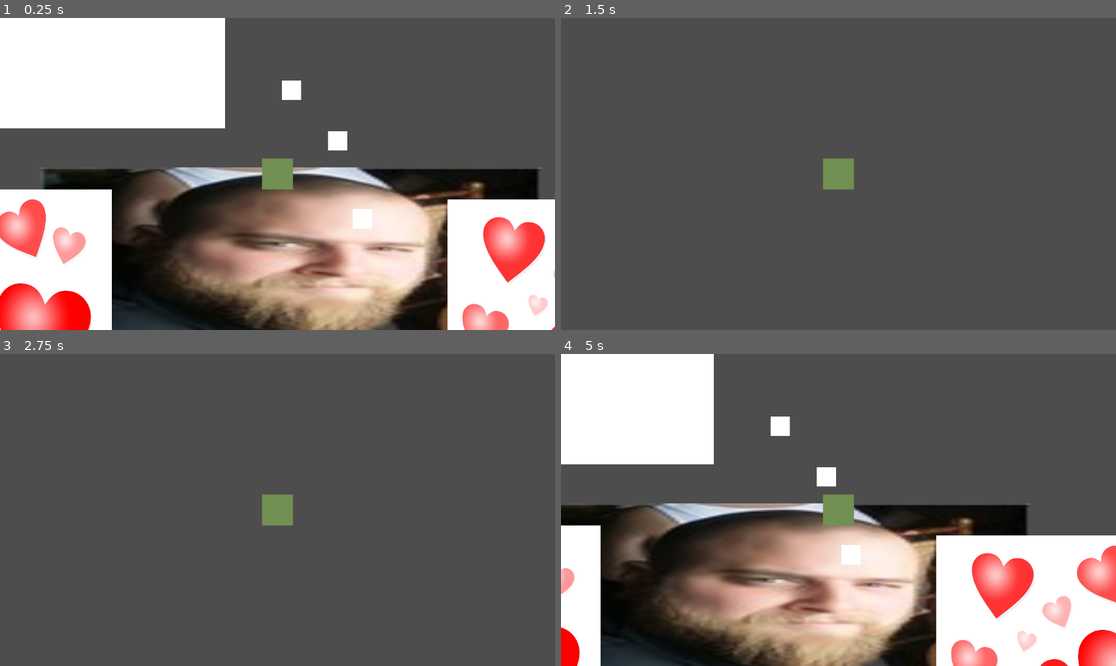
Above: before the commit, frames 1-4 (two rows, left to right).
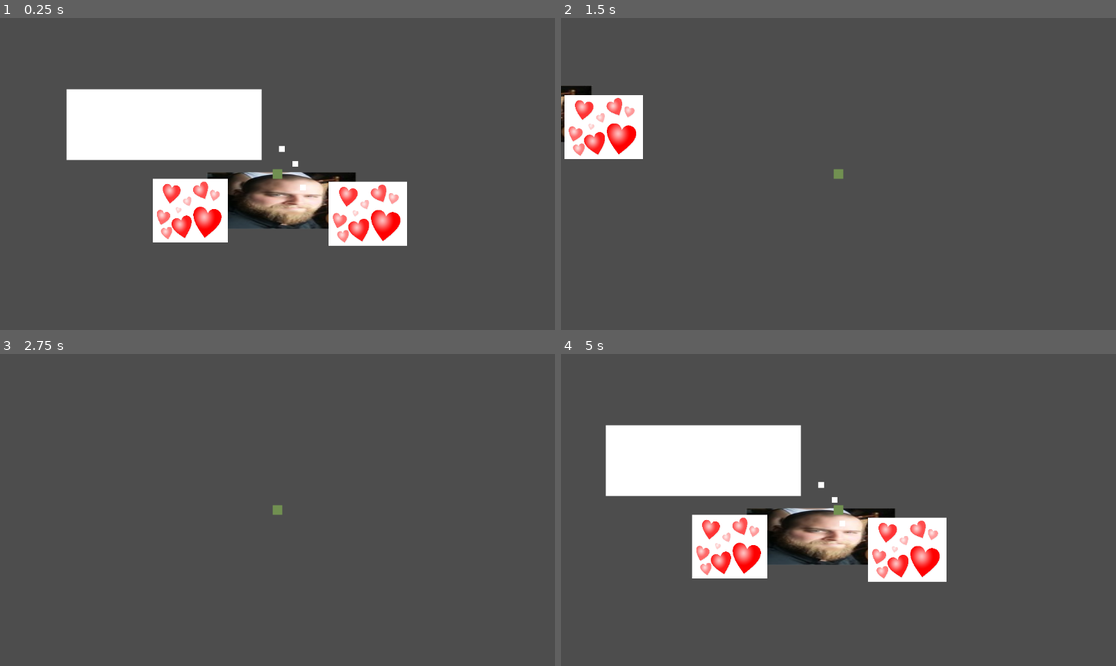
Above: after the commit, the same moments.

Repository: z3roco01/2025-skills-game
Game: Godot game, scene res://scenes/main.tscn
Two runs of this game, one before a commit and one after it. Both use one fixed random seed, a clock stepped at 60 frames per second and the inputs below.
Inputs:
- Up to frame 1 (0.25 s): no input
- Up to frame 2 (1.5 s): tap Enter at 0.5 s; hold D (right) 0.53-1.28 s; hold S (back) from 1.28 s (still down)
- Up to frame 3 (2.75 s): release S (back) at 2.03 s; hold D (right) from 2.03 s (still down)
- Up to frame 4 (5 s): tap Space at 2.75 s; release D (right) at 2.78 s; hold W (up) 2.78-3.53 s; tap Enter at 3.5 s; hold A (left) from 3.53 s (still down)

The runs differ from the first frame. In frame 1, 65% of the frame differs, in the area x 0-100%, y 0-100%; in frame 2, 3.7%; in frame 3, 0.5%; in frame 4, 62%.

Commit message:
bugfix

Diff:
--- a/scenes/player.tscn
+++ b/scenes/player.tscn
@@ -20,3 +20,4 @@
 color = Color(0.443979, 0.56276, 0.315865, 1)
 
 [node name="Camera2D" type="Camera2D" parent="."]
+zoom = Vector2(0.3, 0.3)
Not shown: 1 places in scenes/testworld.tscn that only renumber resources
